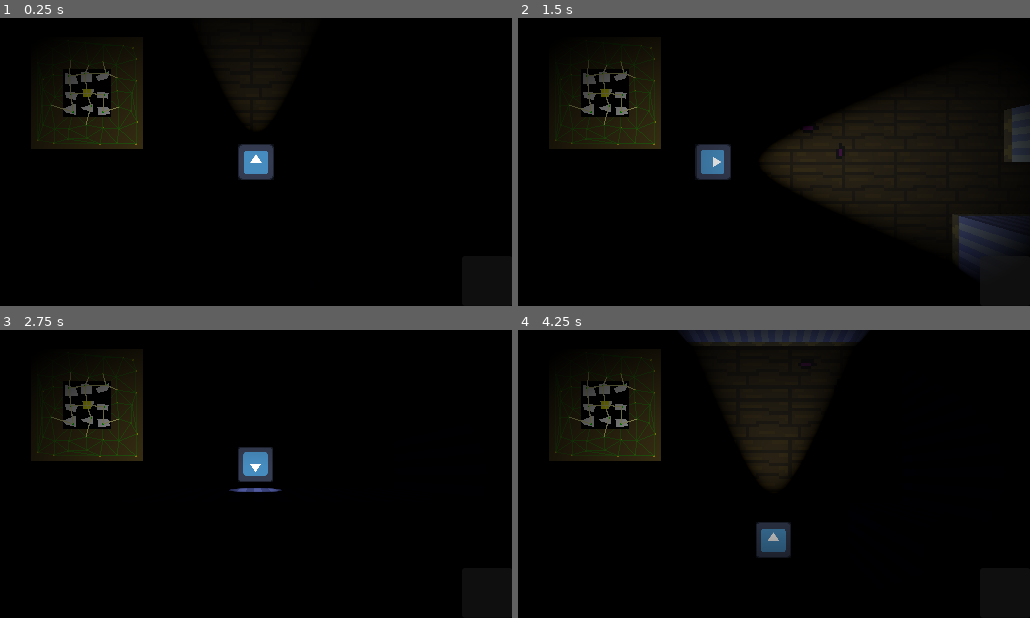
Above: before the commit, frames 1-4 (two rows, left to right).
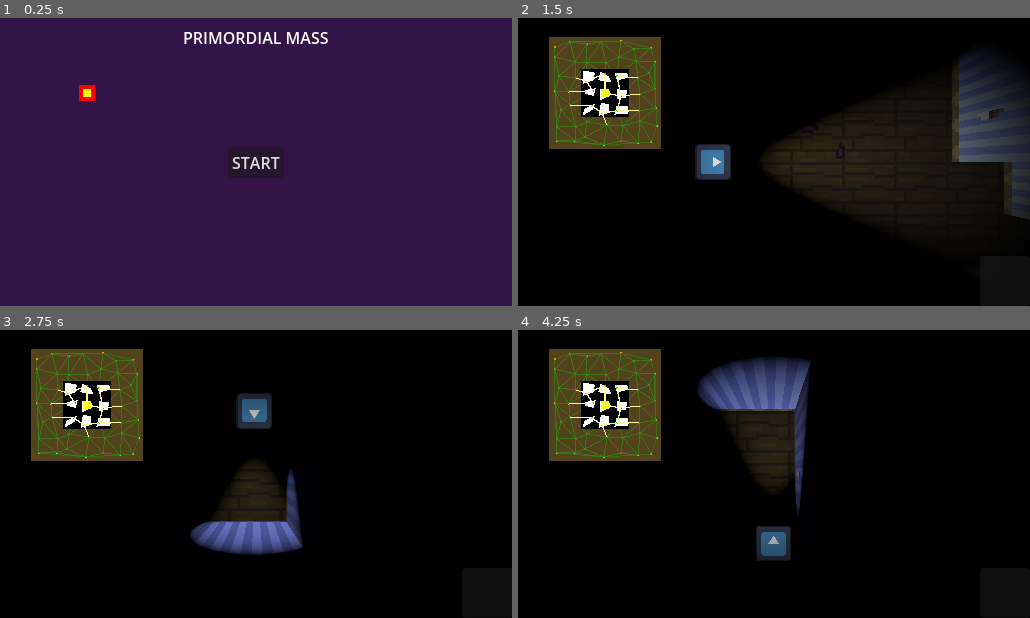
Above: after the commit, the same moments.

Repository: GammaRayTea/project-3-primordial-mass
Game: Godot game, scene res://main.tscn
The game is run twice, just before and just after one commit, with the same random seed, the same clock (stepped at 60 frames per second) and the same inputs. The engine's default icon, where the game draws it, is replaced by a stand-in: a white triangle on a blue panel in a dark square.
Inputs (mouse positions are in pixels of both pictures, inside the frame that each line leads up to):
- Up to frame 1 (0.25 s): no input
- Up to frame 2 (1.5 s): click (774, 162) at 0.5 s, where only the run after the commit has a clickable "START"; tap Enter at 1.25 s; hold D (move_right) from 1.28 s (still down); tap Shift (sprint) at 1.35 s
- Up to frame 3 (2.75 s): release D (move_right) at 2.03 s; hold S (move_down) from 2.03 s (still down); tap E (interact) at 2.1 s; tap Shift (sprint) at 2.3 s
- Up to frame 4 (4.25 s): release S (move_down) at 2.78 s; hold D (move_right) 2.78-3.53 s; tap Shift (sprint) at 2.85, 3.6 s; hold W (move_up) from 3.53 s (still down)

The runs differ from the first frame. In frame 1, 100% of the frame differs, in the area x 0-100%, y 0-100%; in frame 2, 14%; in frame 3, 13%; in frame 4, 14%.

Commit message:
global rng unification

Diff:
--- a/game.gd
+++ b/game.gd
@@ -10,7 +10,17 @@
 @export var testing:bool = true
 @export var dark:bool = true
 @export var test_room:PackedScene
+
+@export var rng_seed:int = 0
+var global_rng:RandomNumberGenerator = RandomNumberGenerator.new()
+
+func _init() -> void:
+	global_rng.seed = rng_seed
+
 func start():
+
+	for node in get_tree().get_nodes_in_group("RNGUnifier"):
+		node.rng = global_rng
 
 	show()
 	if dark:
--- a/game/environment/cell_generator/cell_generator.gd
+++ b/game/environment/cell_generator/cell_generator.gd
@@ -2,7 +2,6 @@
 @export_category("Parameters")
 @export var cell_size: int = 16
 @export var cell_margin: int = 2
-@export var random_seed: int
 @export var debug: bool = false
 
 @export_category("Components")
@@ -24,7 +23,7 @@
 
 var outer_check_range: int = 3
 var inner_check_range: int = 1
-var rng := RandomNumberGenerator.new()
+var rng : RandomNumberGenerator
 
 var generated_cells: Dictionary[Vector2, Cell] = {}
 var locked_cells: Dictionary[Vector2, Cell] = {}
@@ -33,7 +32,6 @@
 
 func _start_generation() -> void:
 	current_cell_tier = 0
-	rng.seed = random_seed
 	room_generator.rng = rng
 	@warning_ignore("narrowing_conversion")
 	var start_cell = Cell.new(cell_size, cell_size / 2.0, rng)
--- a/game/environment/cell_generator/dungeon_generator.tscn
+++ b/game/environment/cell_generator/dungeon_generator.tscn
@@ -8,12 +8,15 @@
 visible = false
 script = ExtResource("1_667dc")
 cell_margin = 1
-random_seed = 1
-generated_map = NodePath("Control/Active")
-outer_map = NodePath("Control/Outer")
+generated_map = NodePath("CanvasLayer/Control/Active")
+outer_map = NodePath("CanvasLayer/Control/Outer")
 room_generator = NodePath("RoomGen")
 
-[node name="Control" type="Control" parent="." unique_id=1961200669]
+[node name="CanvasLayer" type="CanvasLayer" parent="." unique_id=626695493]
+layer = 2
+
+[node name="Control" type="Control" parent="CanvasLayer" unique_id=1961200669]
+z_as_relative = false
 layout_mode = 3
 anchor_right = 1.0020001
 anchor_bottom = 1.0
@@ -21,8 +24,11 @@
 offset_top = 62.0
 offset_right = 0.15979004
 offset_bottom = -1.0
+mouse_filter = 2
 
-[node name="Active" type="Control" parent="Control" unique_id=413907987]
+[node name="Active" type="Control" parent="CanvasLayer/Control" unique_id=413907987]
+z_index = 1
+z_as_relative = false
 texture_filter = 1
 layout_mode = 1
 anchor_left = -0.187
@@ -31,6 +37,7 @@
 offset_top = 66.999985
 offset_right = 217.01599
 offset_bottom = 138.985
+mouse_filter = 2
 script = ExtResource("2_udw2b")
 draw_point_subdivision = 2
 line_color = Color(1, 1, 0.60784316, 0.84313726)
@@ -39,8 +46,8 @@
 draw_cells = true
 is_inner = true
 
-[node name="Outer" type="Control" parent="Control" unique_id=941957906]
-z_index = -1
+[node name="Outer" type="Control" parent="CanvasLayer/Control" unique_id=941957906]
+z_as_relative = false
 texture_filter = 1
 layout_mode = 1
 anchor_left = -0.187
@@ -49,6 +56,7 @@
 offset_top = 66.999985
 offset_right = 217.01599
 offset_bottom = 138.985
+mouse_filter = 2
 script = ExtResource("2_udw2b")
 draw_point_subdivision = 3
 line_color = Color(0.20269454, 0.49464202, 0.08862399, 0.627451)
--- /dev/null
+++ b/game/environment/dungeon_populator/dungen_populator.gd
@@ -0,0 +1,32 @@
+extends Node
+
+
+@export var generator:DungeonGenerator
+@export var enemy_wrapper:Node3D
+@export var object_wrapper:Node3D
+var rng:RandomNumberGenerator
+
+
+func _ready() -> void:
+	rng = generator.rng
+
+#TODO:
+#need lists of enemies and puzzles
+#decide what can spawn based on modifiers
+
+#function that branches into spawners and stuff
+func evaluate_cell(_cell:Cell) -> void:
+	# look at neighbours
+	# accumulate value of how many neighbours have enemies
+	# randomize whether one spawns based on that value
+	# same for traps
+	#spawn enemeis, assign modifers, make puzzles
+	pass
+
+func spawn_enemy(_cell:Cell) -> void:
+
+	#choose random enemy
+	#decide whether to place trap
+	#decide spaces that are free
+	#spawn at location
+	pass
--- /dev/null
+++ b/game/environment/dungeon_populator/dungen_populator.tscn
@@ -0,0 +1,6 @@
+[gd_scene format=3 uid="uid://bhcbue5bdeh1l"]
+
+[ext_resource type="Script" uid="uid://csp4fpbvwywgg" path="res://game/environment/dungeon_populator/dungen_populator.gd" id="1_xplu0"]
+
+[node name="DungenPopulator" type="Node" unique_id=667786978]
+script = ExtResource("1_xplu0")
--- a/main.tscn
+++ b/main.tscn
@@ -8,10 +8,12 @@
 [ext_resource type="Environment" uid="uid://o1olc25fhgdl" path="res://assets/environment/world_envs/test_environemt.tres" id="5_w48qg"]
 [ext_resource type="Environment" uid="uid://cwug21yqssiod" path="res://assets/environment/world_envs/dark_environment.tres" id="6_4c57u"]
 [ext_resource type="PackedScene" uid="uid://q7pghq5h7g5" path="res://game/environment/cell_generator/dungeon_generator.tscn" id="6_7mycd"]
+[ext_resource type="PackedScene" uid="uid://bhcbue5bdeh1l" path="res://game/environment/dungeon_populator/dungen_populator.tscn" id="7_4c57u"]
 [ext_resource type="PackedScene" uid="uid://dxketbhopi5ju" path="res://game/player/hud_overlay.tscn" id="9_kek77"]
 
 [node name="Main" type="Node" unique_id=209619049 node_paths=PackedStringArray("main_menu", "game")]
 script = ExtResource("1_5vw27")
+jump_to_game = false
 main_menu = NodePath("UI/MainMenu")
 game = NodePath("Game")
 render_low_res = true
@@ -46,11 +48,15 @@
 shadow_bias = 0.0
 shadow_normal_bias = 0.585
 
-[node name="DungeonGenerator" parent="Game" unique_id=1510930155 node_paths=PackedStringArray("player") instance=ExtResource("6_7mycd")]
+[node name="DungeonGenerator" parent="Game" unique_id=1510930155 node_paths=PackedStringArray("player") groups=["RNGUnifier"] instance=ExtResource("6_7mycd")]
 visible = true
 cell_margin = 4
-random_seed = 3
 player = NodePath("../Player")
+
+[node name="DungenPopulator" parent="Game" unique_id=667786978 node_paths=PackedStringArray("generator", "enemy_wrapper", "object_wrapper") groups=["RNGUnifier"] instance=ExtResource("7_4c57u")]
+generator = NodePath("../DungeonGenerator")
+enemy_wrapper = NodePath("../Enemies")
+object_wrapper = NodePath("../Objects")
 
 [node name="Enemies" type="Node3D" parent="Game" unique_id=467509300]
 
@@ -59,7 +65,8 @@
 [node name="UI" type="CanvasLayer" parent="." unique_id=1735095429]
 
 [node name="MainMenu" parent="UI" unique_id=1891432706 instance=ExtResource("2_7mycd")]
-z_index = 3
+z_index = -1
 
 [node name="Overlay" parent="UI" unique_id=1199412428 instance=ExtResource("9_kek77")]
 visible = false
+z_index = -1
--- a/project.godot
+++ b/project.godot
@@ -51,6 +51,7 @@
 
 Player="The Player."
 Game=""
+RNGUnifier=""
 
 [input]
 
Not shown, added: game/environment/dungeon_populator/dungen_populator.gd.uid
